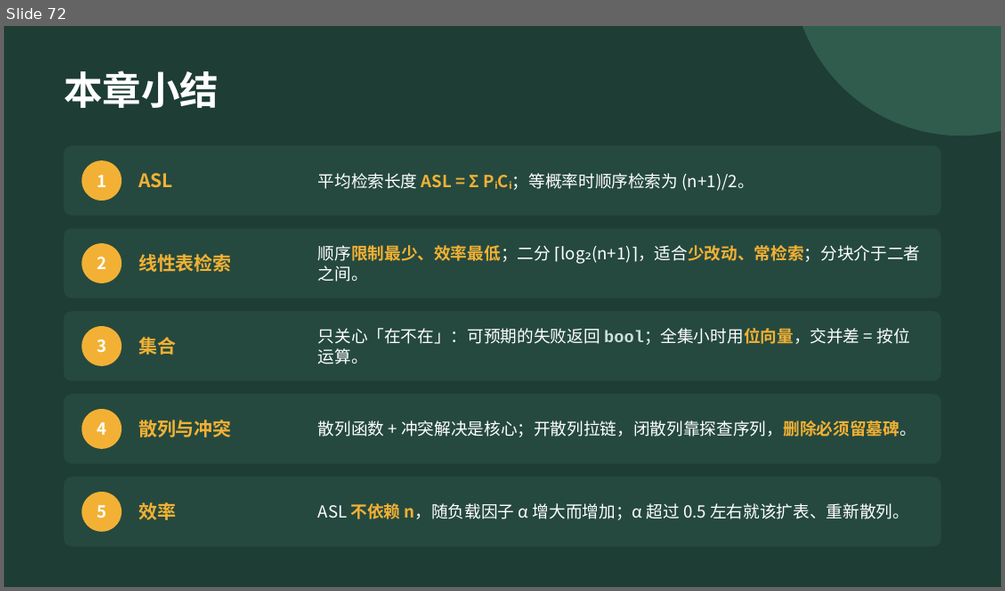
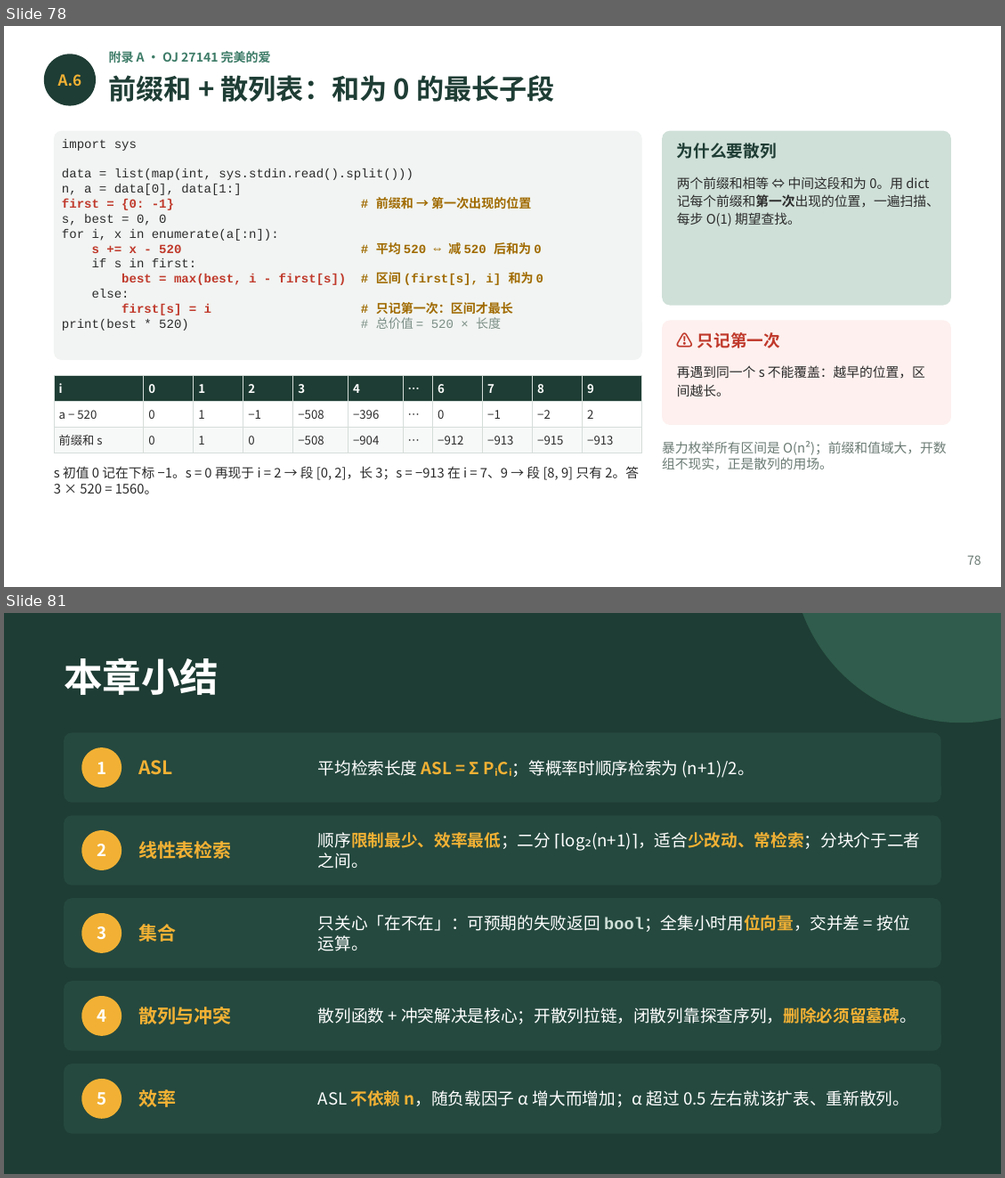
Before and after one commit to GMyhf/2026fall-cs201, a slide deck: courseware/202609_DSA_10_Search.pptx. Shown one above the other, each under a label of ours: slide 72 before the commit, slides 78 and 81 after it; the slides between them are not shown. The pictures are 1005x591 and 1005x1178 pixels, drawn with LibreOffice and Linux fonts; fonts in the diff are those of the drawing. Boxes give left, top, right and bottom in pixels: in the first picture for what was removed or moved away, otherwise in the second. Text is boxed around its words. In the diff, an @@ line names an element or a change of style, - is before the commit and + after.

```diff
--- a/courseware/202609_DSA_10_Search.pptx
+++ b/courseware/202609_DSA_10_Search.pptx
@@ slide 78 added at (x1=4, y1=26, x2=1001, y2=587), background #FFFFFF @@
@@ text added at (x1=109, y1=50, x2=271, y2=66), 9 pt, text #3E7C68, bold @@
+附录 A · OJ 27141 完美的爱
@@ ellipse added at (x1=44, y1=54, x2=96, y2=106), fill #1E3D34 @@
@@ text added at (x1=58, y1=74, x2=82, y2=86), 11 pt, text #F2B134, bold @@
+A.6
@@ text added at (x1=109, y1=75, x2=555, y2=102), 20 pt, text #1E3D34, bold @@
+前缀和 + 散列表：和为 0 的最长子段
@@ rounded rectangle added at (x1=54, y1=131, x2=642, y2=360), fill #F1F4F2 @@
@@ rounded rectangle added at (x1=662, y1=131, x2=951, y2=305), fill #CFE0D8 @@
@@ text added at (x1=62, y1=139, x2=543, y2=330), 9 pt, text #2B2B2B @@
+import sys
+data = list(map(int, sys.stdin.read().split()))
+n, a = data[0], data[1:]
+first = {0: -1} # 前缀和 → 第一次出现的位置
+s, best = 0, 0
+for i, x in enumerate(a[:n]):
+s += x - 520 # 平均 520 ⇔ 减 520 后和为 0
+if s in first:
+best = max(best, i - first[s]) # 区间 (first[s], i] 和为 0
+else:
+first[s] = i # 只记第一次：区间才最长
+print(best * 520) # 总价值 = 520 × 长度
@@ text added at (x1=677, y1=143, x2=777, y2=159), 12 pt, text #1E3D34, bold @@
+为什么要散列
@@ text added at (x1=677, y1=176, x2=939, y2=226), 9.5 pt, text #2B2B2B @@
+两个前缀和相等 ⇔ 中间这段和为 0。用 dict 记每个前缀和第一次出现的位置，一遍扫描、每步 O(1) 期望查找。
@@ rounded rectangle added at (x1=662, y1=320, x2=951, y2=425), fill #FDF0EE @@
@@ text added at (x1=697, y1=332, x2=780, y2=348), 12 pt, text #C0392B, bold @@
+⚠ 只记第一次
@@ text added at (x1=677, y1=365, x2=925, y2=396), 9.5 pt, text #2B2B2B @@
+再遇到同一个 s 不能覆盖：越早的位置，区间越长。
@@ table added at (x1=54, y1=375, x2=642, y2=475), 3 rows, 11 columns @@
+i | 0 | 1 | 2 | 3 | 4 | … | 6 | 7 | 8 | 9
+a − 520 | 0 | 1 | −1 | −508 | −396 | … | 0 | −1 | −2 | 2
+前缀和 s | 0 | 1 | 0 | −508 | −904 | … | −912 | −913 | −915 | −913
@@ text added at (x1=662, y1=441, x2=946, y2=470), 9.5 pt, text #6B7B74 @@
+暴力枚举所有区间是 O(n²)；前缀和值域大，开数组不现实，正是散列的用场。
@@ text added at (x1=54, y1=466, x2=639, y2=494), 9.5 pt, text #2B2B2B @@
+s 初值 0 记在下标 −1。s = 0 再现于 i = 2 → 段 [0, 2]，长 3；s = −913 在 i = 7、9 → 段 [8, 9] 只有 2。答 3 × 520 = 1560。
@@ text added at (x1=967, y1=555, x2=981, y2=564), 9 pt, text #6B7B74 @@
+78
@@ what was slide 72 is now slide 81 @@
```
Also in this commit, not shown: 2 slides changed, 8 other slides added, 2 other files.
